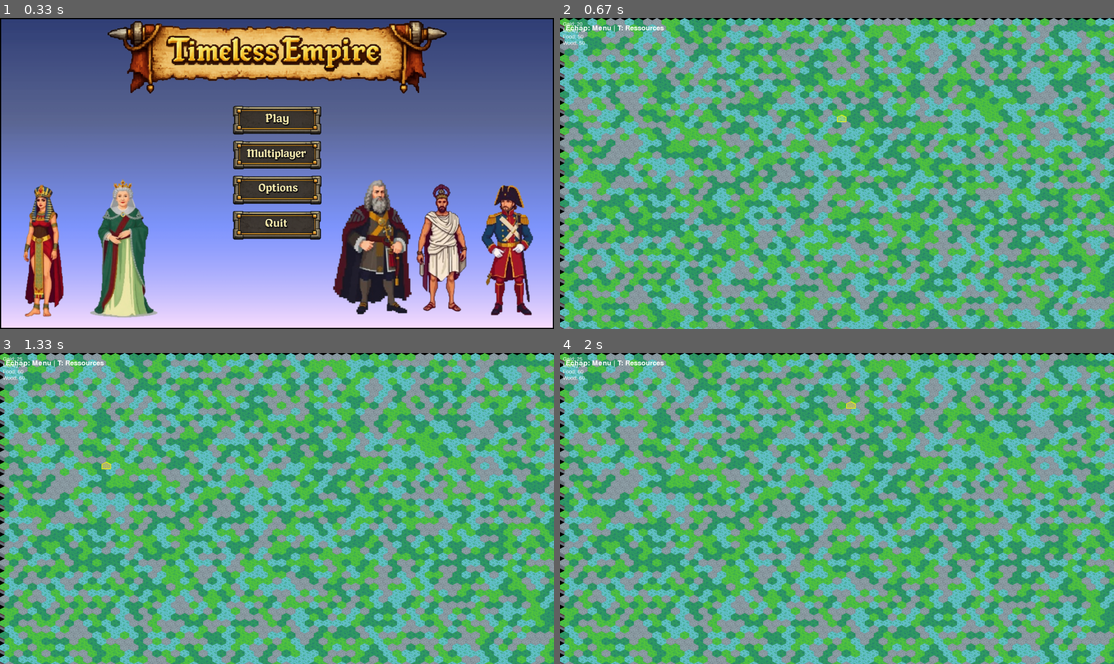
Above: before the commit, frames 1-4 (two rows, left to right).
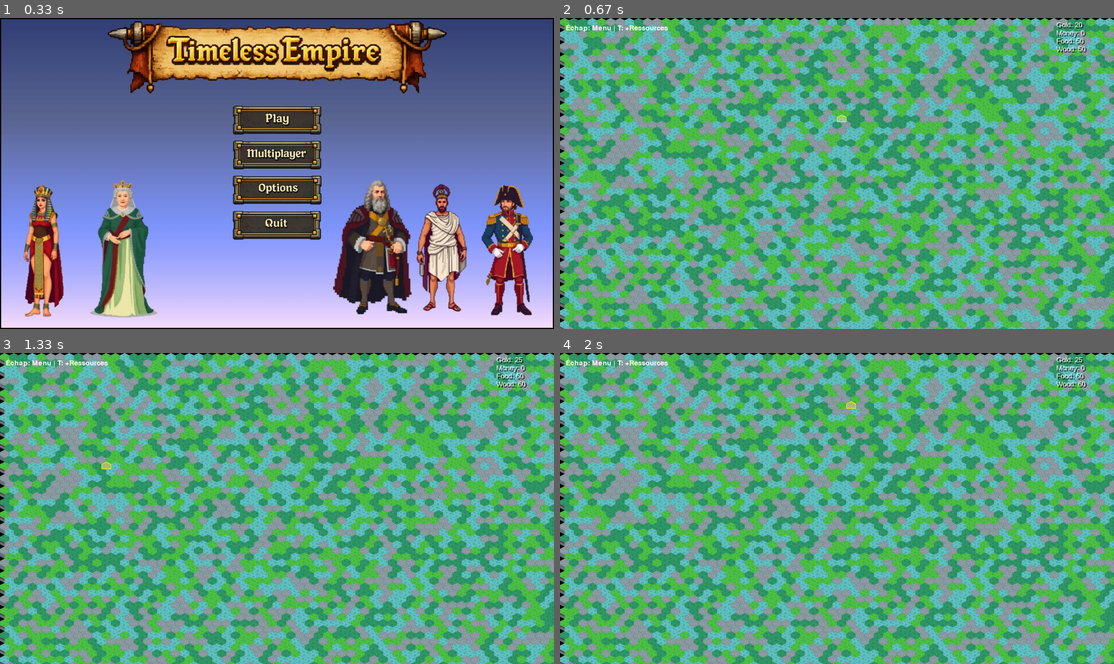
Above: after the commit, the same moments.

Repository: matconstant77-bit/TimelessEmpire
Game: pygame game, started from game.py
Two runs of this game, one before a commit and one after it. Both use one fixed random seed, a clock stepped at 60 frames per second and the inputs below.
Inputs (mouse positions are in pixels of both pictures, inside the frame that each line leads up to):
- Up to frame 1 (0.33 s): no input
- Up to frame 2 (0.67 s): click (837, 120) at 0.38 s
- Up to frame 3 (1.33 s): tap T at 0.67 s; click (105, 461) at 1.05 s
- Up to frame 4 (2 s): click (1041, 617) at 1.38 s; click (848, 402) at 1.72 s

Frame 1 is identical in both runs. In frame 2, 0.4% of the frame differs, in the area x 0-96%, y 1-12%; in frame 3, 0.4%; in frame 4, 0.4%.

Commit message:
amelioration des overlays + multi local (test pour tours + ressources)

Diff:
--- a/game.py
+++ b/game.py
@@ -40,7 +40,9 @@
 # Variables globales jeu
 # game_state contrôle affichage/logique (menu / game / multi_game)
 game_state = "menu"
-carte = None  # Instance Carte hex (générée en new_game)
+carte = None  # Instance Carte hex
+turn_manager = None
+current_player_resources = None  # dict or PlayerResources
 
 #chargement des images
 liste_actuelle=[]
@@ -557,11 +559,11 @@
         elif event.type == pygame.KEYDOWN:
             if event.key == pygame.K_ESCAPE:
                 game_state = "menu"  # Retour menu
-            elif event.key == pygame.K_t and game_state == "game" and 'player_resources' in locals():
-                # Simule fin tour : +ressources (lien tours.py futur)
-                player_resources.add_resource('wood', 10)
-                player_resources.add_resource('food', 10)
-                player_resources.add_resource('gold', 5)
+            elif event.key == pygame.K_t and game_state == "game":
+                if current_player_resources and hasattr(current_player_resources, 'add_resource'):
+                    current_player_resources.add_resource('wood', 10)
+                    current_player_resources.add_resource('food', 10)
+                    current_player_resources.add_resource('gold', 5)
         elif event.type == pygame.MOUSEBUTTONDOWN and event.button == 1:
             mouse_pos = event.pos
             if game_state == "menu":
@@ -570,16 +572,19 @@
                         if btn.action == "quit":
                             running = False
                         elif btn.action == "new_game":
-                            carte = Carte(60, 52)  # Génération carte (60x52 tuiles)
+                            carte = Carte(60, 52)
                             game_state = "game"
-                            player_resources = ressources.PlayerResources(wood=50, food=50, gold=20, money=0)
+                            current_player_resources = ressources.PlayerResources(wood=50, food=50, gold=20, money=0)
                         elif btn.action == "multiplayer":
                             turn_manager, players = player_select.select_players(fenetre, clock)
                             if turn_manager:
                                 game_state = "multi_game"
-                                player_resources = ressources.PlayerResources(wood=50, food=50, gold=20, money=0)  # Player 1
+                                current_player_resources = turn_manager.current_player().resources
                         elif btn.action == "options":
                             fenetre, menu = show_options(fenetre, menu, clock)  # Resize fenêtre
+            elif game_state == "multi_game" and 'end_turn_rect' in locals() and end_turn_rect.collidepoint(mouse_pos):
+                if turn_manager:
+                    turn_manager.player_finished(turn_manager.current_player())
 
     # Render selon game_state
     mouse_pos = pygame.mouse.get_pos()
@@ -591,15 +596,32 @@
         for btn in boutons_menu:
             btn.draw(fenetre, mouse_pos)
 
-    elif game_state in ["game", "multi_game"]:
+    elif game_state == "game":
         fenetre.fill(NOIR)
         if carte:
-            carte.dessiner(fenetre)  # Carte triée profondeur
+            carte.dessiner(fenetre)
             hovered_hex = carte.get_hex_at_pixel(mouse_pos[0], mouse_pos[1])
             carte.draw_hex_highlight(fenetre, hovered_hex)
-        ressources.draw_resources_overlay(fenetre, player_resources)  # Overlay ressources
-        instruction = FONT_BUTTON.render("Échap: Menu | T: Ressources", True, BLANC)
+        ressources.draw_resources_overlay(fenetre, current_player_resources)
+        instruction = FONT_BUTTON.render("Échap: Menu | T: +Ressources", True, BLANC)
         fenetre.blit(instruction, (20, 20))
+    elif game_state == "multi_game":
+        fenetre.fill(NOIR)
+        if carte:
+            carte.dessiner(fenetre)
+            hovered_hex = carte.get_hex_at_pixel(mouse_pos[0], mouse_pos[1])
+            carte.draw_hex_highlight(fenetre, hovered_hex)
+        ressources.draw_resources_overlay(fenetre, current_player_resources)
+        # Turn indicator
+        if turn_manager:
+            turn_text = FONT_BUTTON.render(f"Tour de {turn_manager.current_player().name} (Tour {turn_manager.turn_number + 1}, Période {turn_manager.period})", True, BLANC)
+            fenetre.blit(turn_text, (20, 60))
+        instruction = FONT_BUTTON.render("Échap: Menu | Cliquez End Turn", True, BLANC)
+        fenetre.blit(instruction, (20, 20))
+        # End Turn button
+        end_turn_btn = Button("End Turn", win_h - 100, "end_turn")
+        end_turn_btn.draw(fenetre, mouse_pos)
+        end_turn_rect = end_turn_btn.rect
 
     # Met à jour l'affichage
     pygame.display.flip()
--- a/ressources.py
+++ b/ressources.py
@@ -29,16 +29,24 @@
 
 
 def draw_resources_overlay(screen, player_resources):
-    import pygame
-    font = pygame.font.SysFont('Arial', 18)
-    resources = player_resources.get_resources()
+    """Handle PlayerResources obj or dict (tours.Player.resources)."""
+    if hasattr(player_resources, 'get_resources'):
+        resources = player_resources.get_resources()
+    else:
+        resources = player_resources  # dict from tours.Player.resources
     lines = [
-        f"Gold: {resources['gold']}",
-        f"Money: {resources['money']}",
-        f"Food: {resources['food']}",
-        f"Wood: {resources['wood']}"
+        f"Gold: {resources.get('gold', 0)}",
+        f"Money: {resources.get('money', 0)}",
+        f"Food: {resources.get('food', 0)}",
+        f"Wood: {resources.get('wood', 0)}"
     ]
-    x, y = 10, 10
+    font = pygame.font.SysFont('Arial', 24)
+    # Top-right positioning
+    win_w, win_h = screen.get_size()
+    x = win_w - 200  # 200px margin from right
+    y = 10
     for i, line in enumerate(lines):
-        text_surface = font.render(line, True, (255, 255, 255))
-        screen.blit(text_surface, (x, y + i * 22))
+        shadow = font.render(line, True, (0, 0, 0))
+        text = font.render(line, True, (255, 255, 255))
+        screen.blit(shadow, (x + 4, y + i * 28 + 4))
+        screen.blit(text, (x, y + i * 28))
